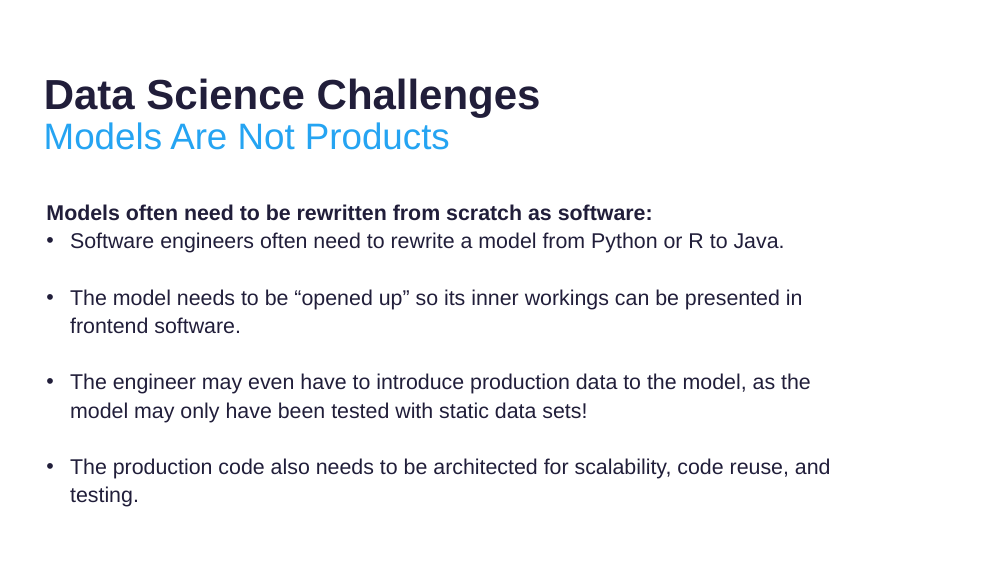
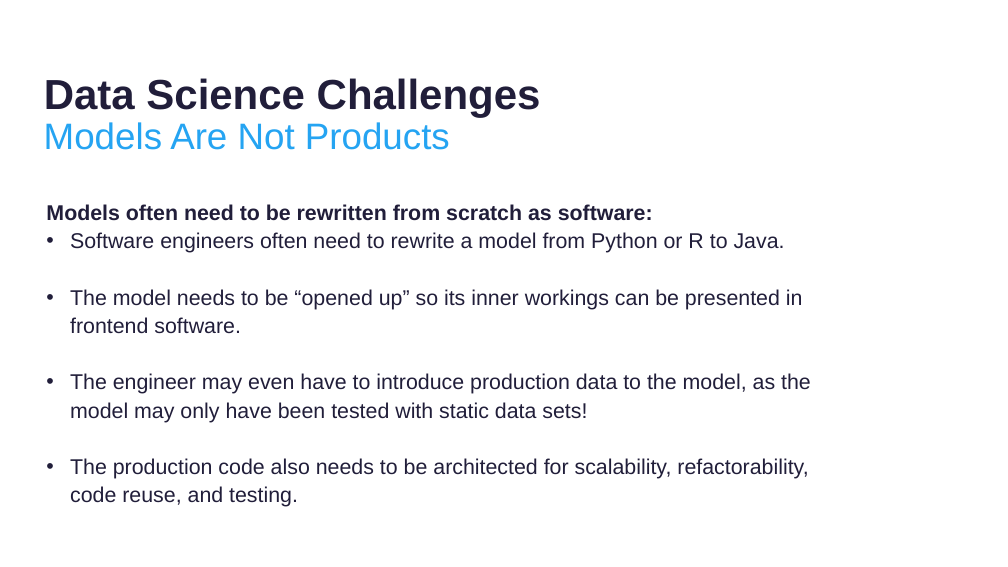
Before and after one commit to thomasnield/kotlinconf-datascience-talk, a slide deck: slide 14 of kotlin_for_data_science.pptx. Drawn at 1008x567 pixels with LibreOffice and Linux fonts; fonts in the diff are those of the drawing; background and template pictures are left out. Boxes give left, top, right and bottom in pixels: in the first picture for what was removed or moved away, otherwise in the second. Text is boxed around its words. In the diff, an @@ line names an element or a change of style, - is before the commit and + after.

```diff
--- a/kotlin_for_data_science.pptx
+++ b/kotlin_for_data_science.pptx
@@ text at bbox=[70, 458, 808, 507]: text changed @@
-• The production code also needs to be architected for scalability, code reuse, and testing.
+• The production code also needs to be architected for scalability, refactorability, code reuse, and testing.
```
Also in this commit, not shown: 4 other slides changed.
